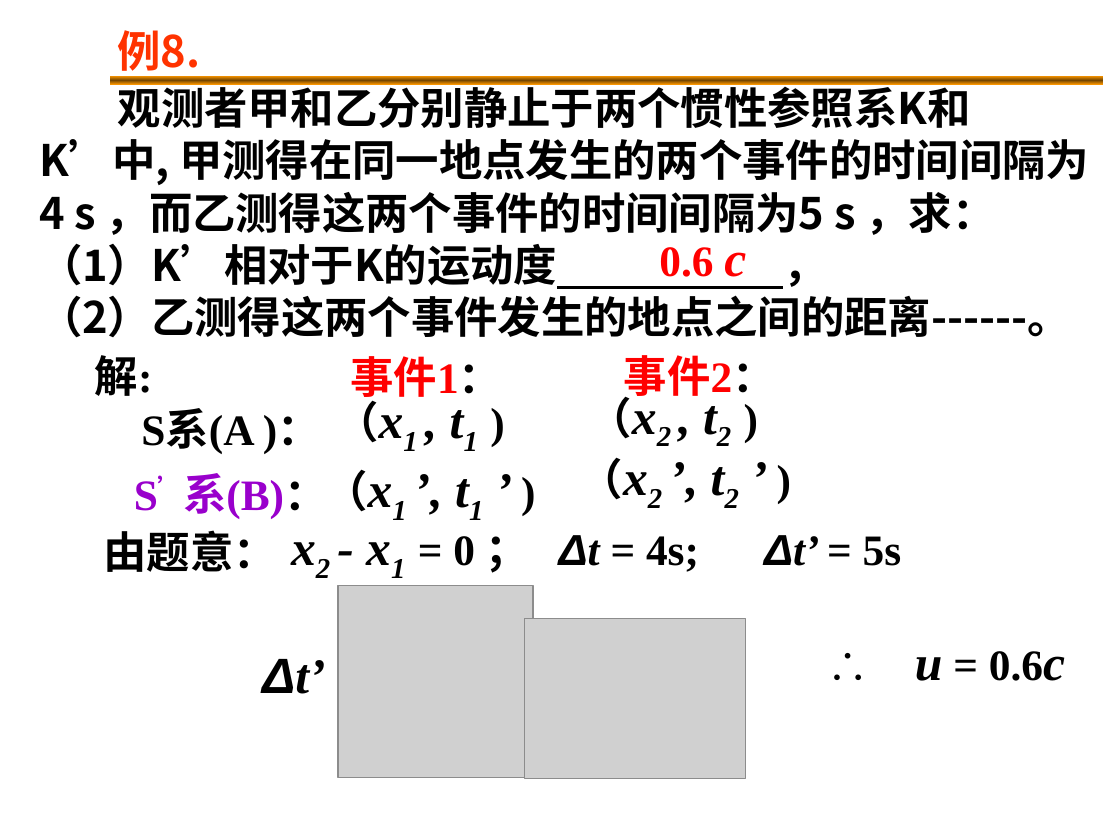
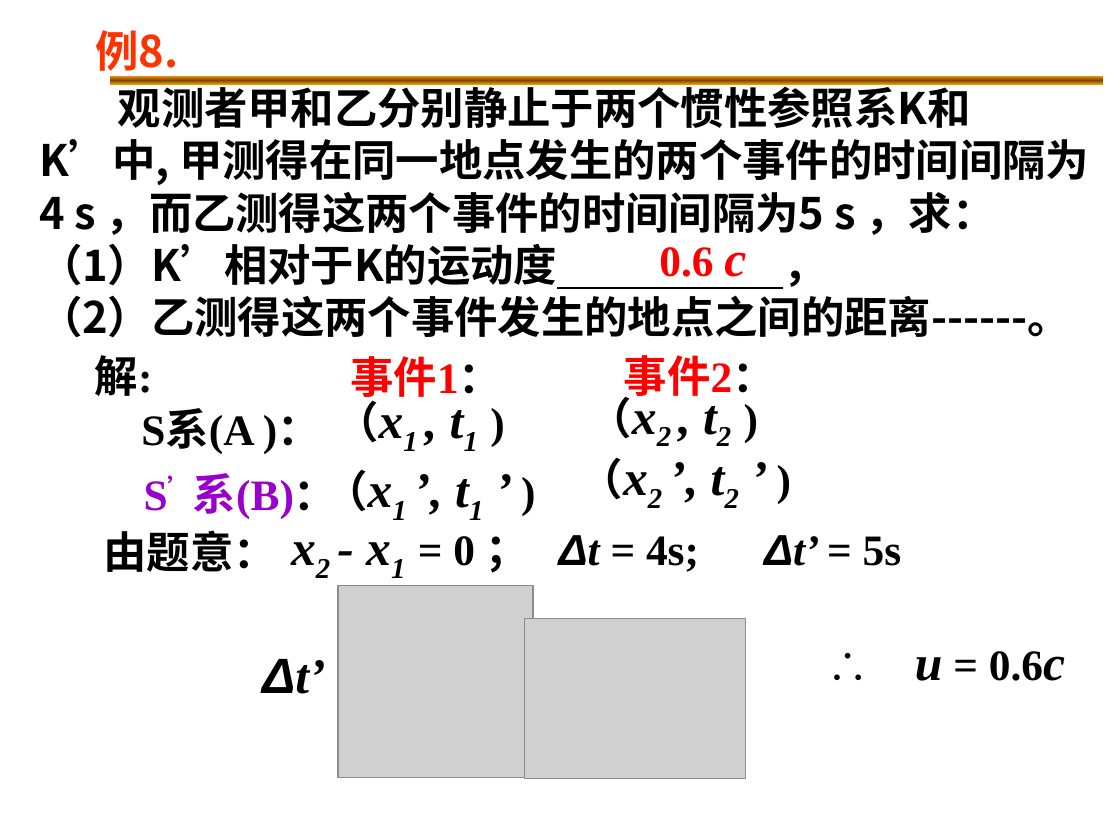
Before and after one commit to Equationzhao/USTB-Course-materials, a slide deck: slide 34 of 大物/量子物理20211222.ppt. Drawn at 1120x837 pixels with LibreOffice and Linux fonts; fonts in the diff are those of the drawing; grey boxes stand for pictures; background and template pictures are left out. Boxes give left, top, right and bottom in pixels: in the first picture for what was removed or moved away, otherwise in the second. Text is boxed around its words. In the diff, an @@ line names an element or a change of style, - is before the commit and + after.

```diff
--- a/大物/量子物理20211222.ppt
+++ b/大物/量子物理20211222.ppt
@@ text "例8.": place and size @@
-text "例8." at (117, 30, 200, 78)
+text "例8." at (95, 30, 178, 78)
@@ text "S’系(B)：": place and size @@
-text "S’系(B)：" at (134, 473, 327, 519)
+text "S’系(B)：" at (144, 473, 337, 519)
```
Also in this commit, not shown: 34 other slides changed, 23 other files.
